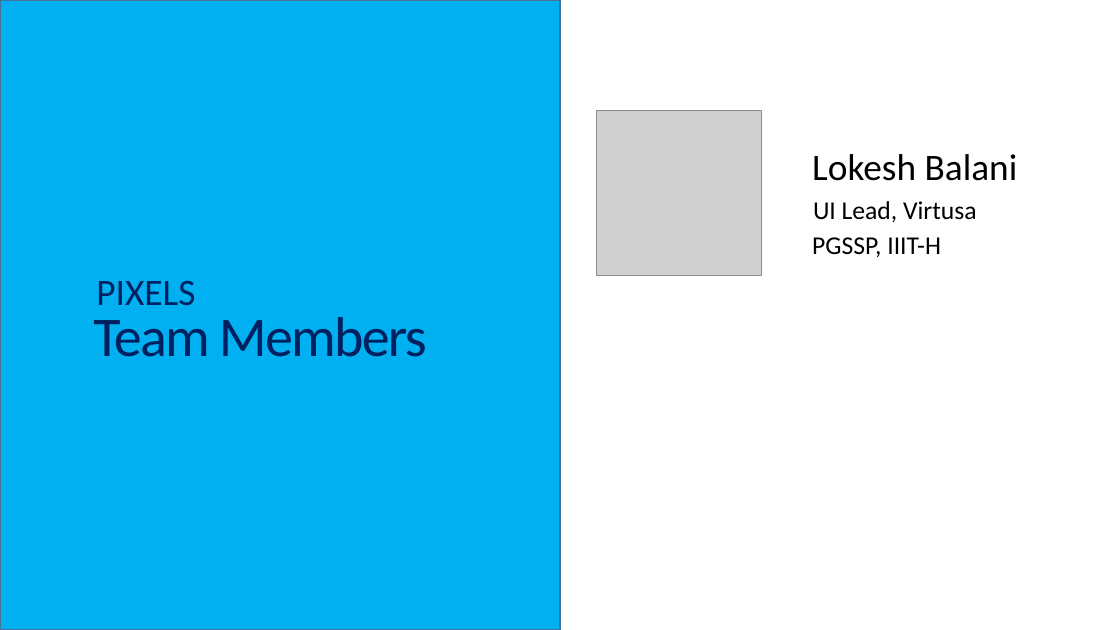
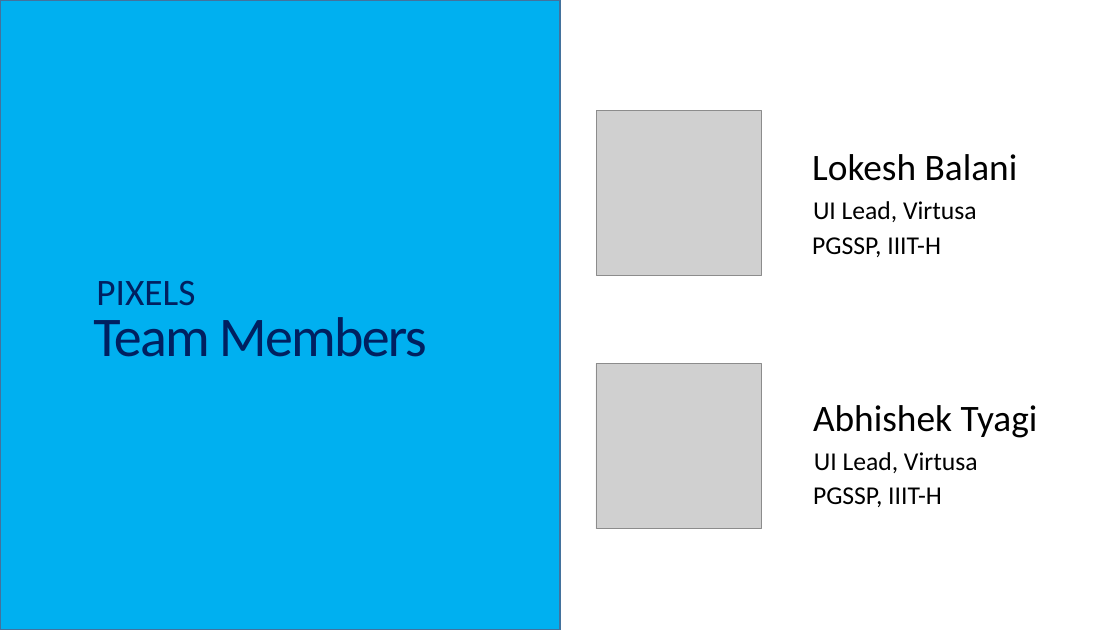
Before and after one commit to lokeshbalani/pixels, a slide deck: slide 9 of pixels_review.pptx. Drawn at 1120x630 pixels with LibreOffice and Linux fonts; fonts in the diff are those of the drawing; grey boxes stand for pictures. Boxes give left, top, right and bottom in pixels: in the first picture for what was removed or moved away, otherwise in the second. Text is boxed around its words. In the diff, an @@ line names an element or a change of style, - is before the commit and + after.

Commit message:
Added the report in docx format and updated the ppt

```diff
--- a/pixels_review.pptx
+++ b/pixels_review.pptx
@@ picture added at box(597, 364, 762, 529) @@
@@ text added at box(813, 405, 1038, 438), 32 pt, text #000000 @@
+Abhishek Tyagi
@@ text added at box(814, 452, 978, 473), 22 pt, text #000000 @@
+UI Lead, Virtusa
@@ text added at box(813, 487, 942, 507), 22 pt, text #000000 @@
+PGSSP, IIIT-H
```
Also in this commit, not shown: 1 other file.
